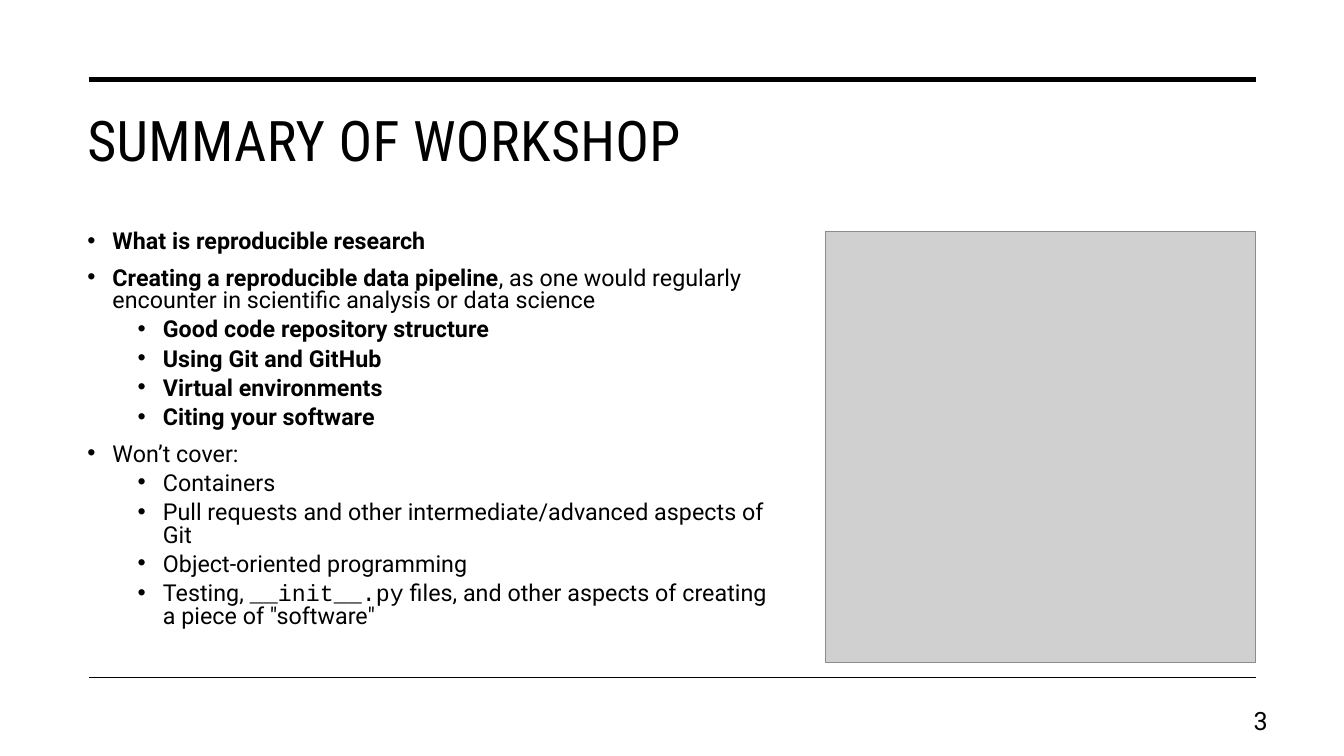
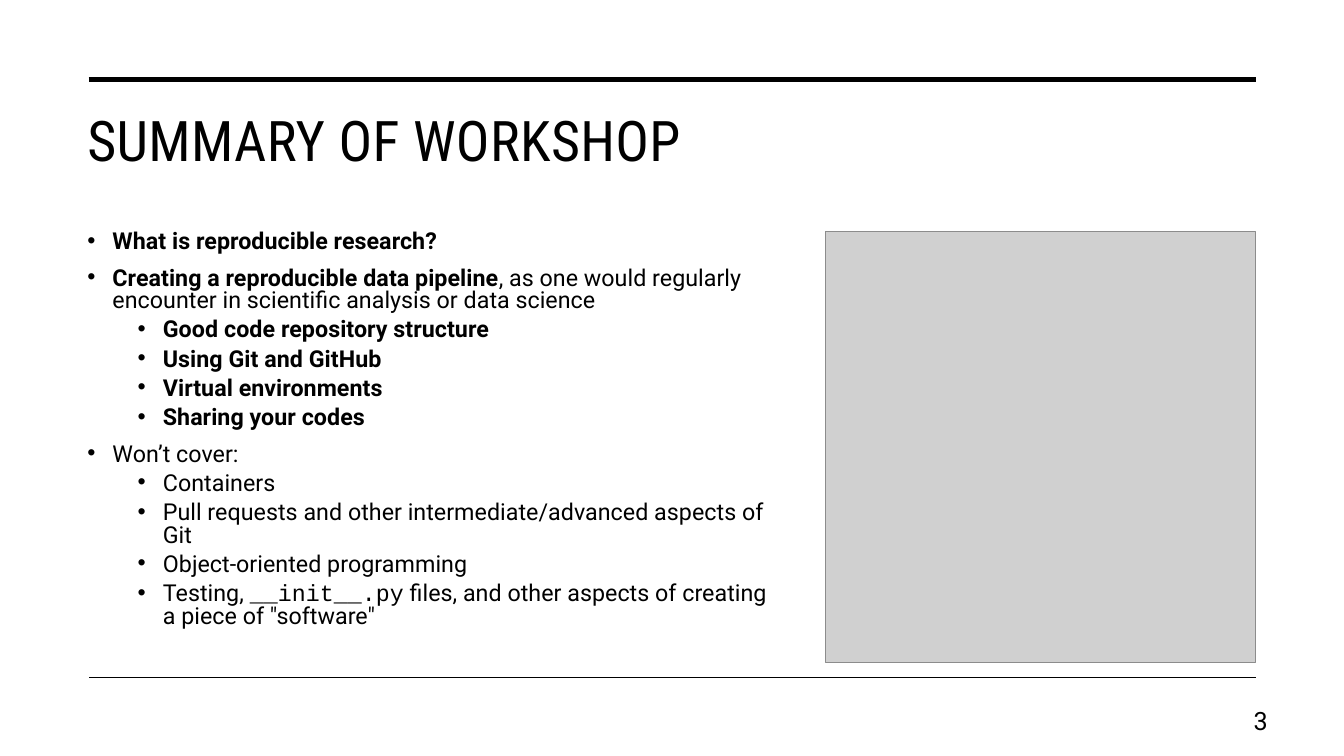
Before and after one commit to daniel-wrench/snap-research-template, a slide deck: slide 3 of doc/workshop_slides.pptx. Drawn at 1344x756 pixels with LibreOffice and Linux fonts; fonts in the diff are those of the drawing; grey boxes stand for pictures. Boxes give left, top, right and bottom in pixels: in the first picture for what was removed or moved away, otherwise in the second. Text is boxed around its words. In the diff, an @@ line names an element or a change of style, - is before the commit and + after.

```diff
--- a/doc/workshop_slides.pptx
+++ b/doc/workshop_slides.pptx
@@ text at [112, 231, 437, 254]: text changed @@
-• What is reproducible research
+• What is reproducible research?
@@ text at [163, 407, 365, 430]: text changed @@
-  • Citing your software
+  • Sharing your codes
```
Also in this commit, not shown: 7 other slides changed, 3 slides added, 2 other files.
